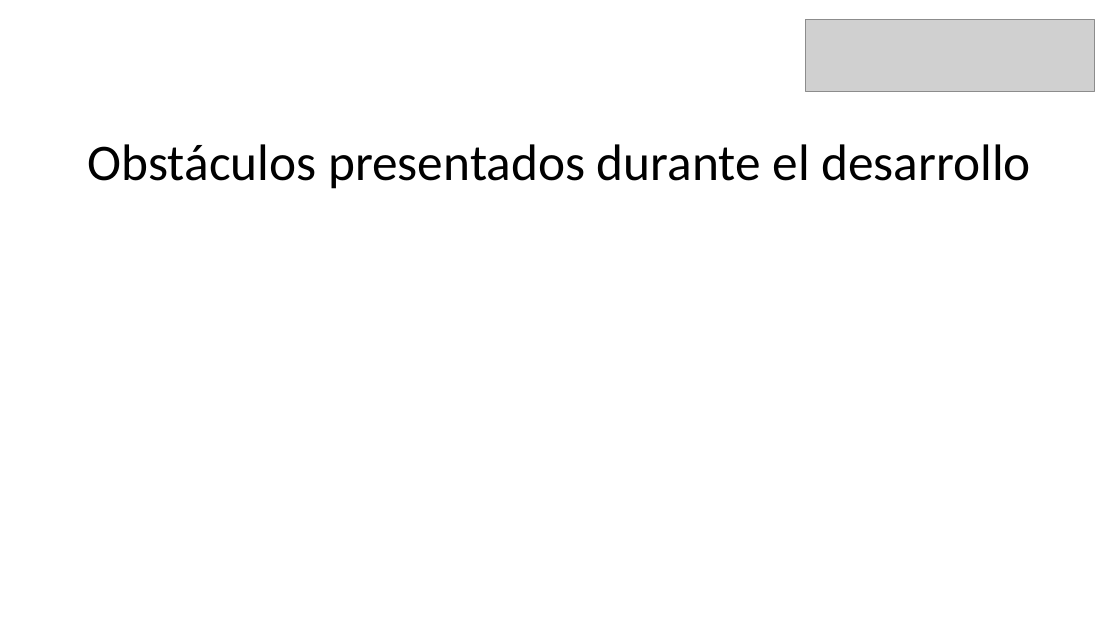
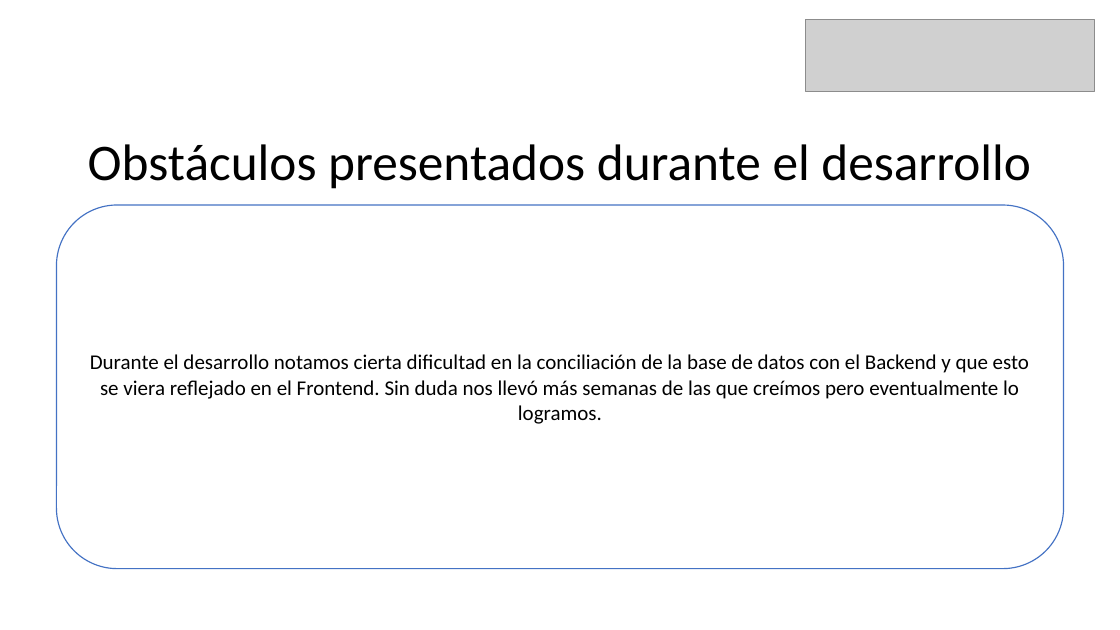
Before and after one commit to Lobo4zul/Proyecto_de_Titulo, a slide deck: slide 13 of Fase 2/Evidencia del proyecto/Formato Presentación final Portafolio.pptx. Drawn at 1120x630 pixels with LibreOffice and Linux fonts; fonts in the diff are those of the drawing; grey boxes stand for pictures. Boxes give left, top, right and bottom in pixels: in the first picture for what was removed or moved away, otherwise in the second. Text is boxed around its words. In the diff, an @@ line names an element or a change of style, - is before the commit and + after.

```diff
--- a/Fase 2/Evidencia del proyecto/Formato Presentación final Portafolio.pptx
+++ b/Fase 2/Evidencia del proyecto/Formato Presentación final Portafolio.pptx
@@ rounded rectangle added at [56,205,1064,569], fill #FFFFFF, outline #4472C4 1 pt, 18 pt, text #000000 @@
+Durante el desarrollo notamos cierta dificultad en la conciliación de la base de datos con el Backend y que esto se viera reflejado en el Frontend. Sin duda nos llevó más semanas de las que creímos pero eventualmente lo logramos.
```
Also in this commit, not shown: 10 other slides changed.
